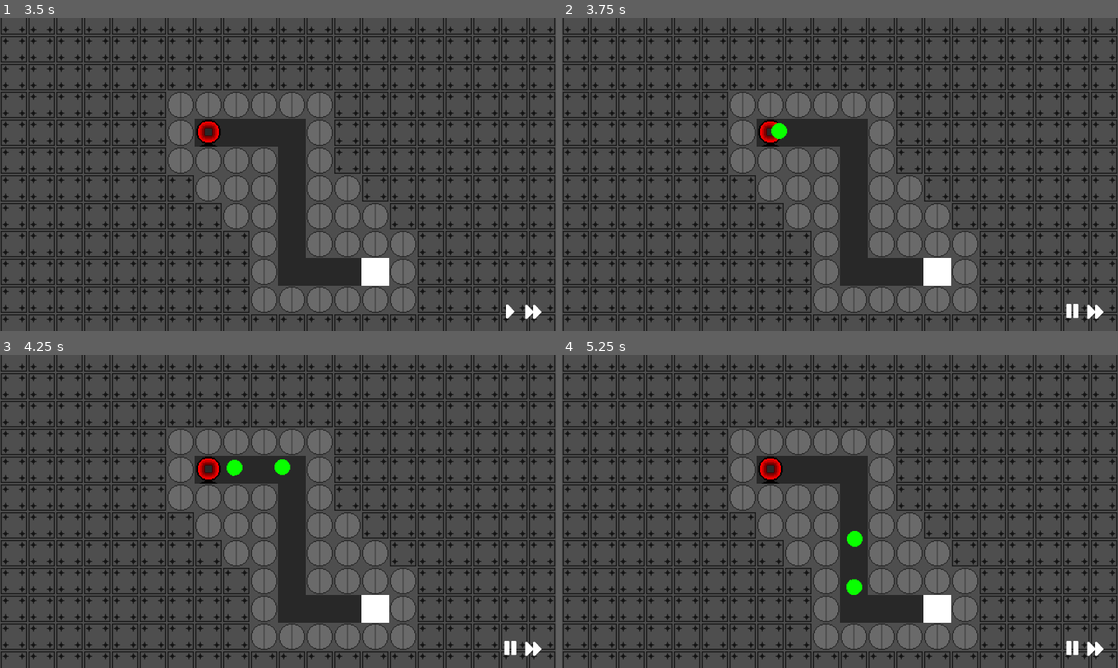
Above: before the commit, frames 1-4 (two rows, left to right).
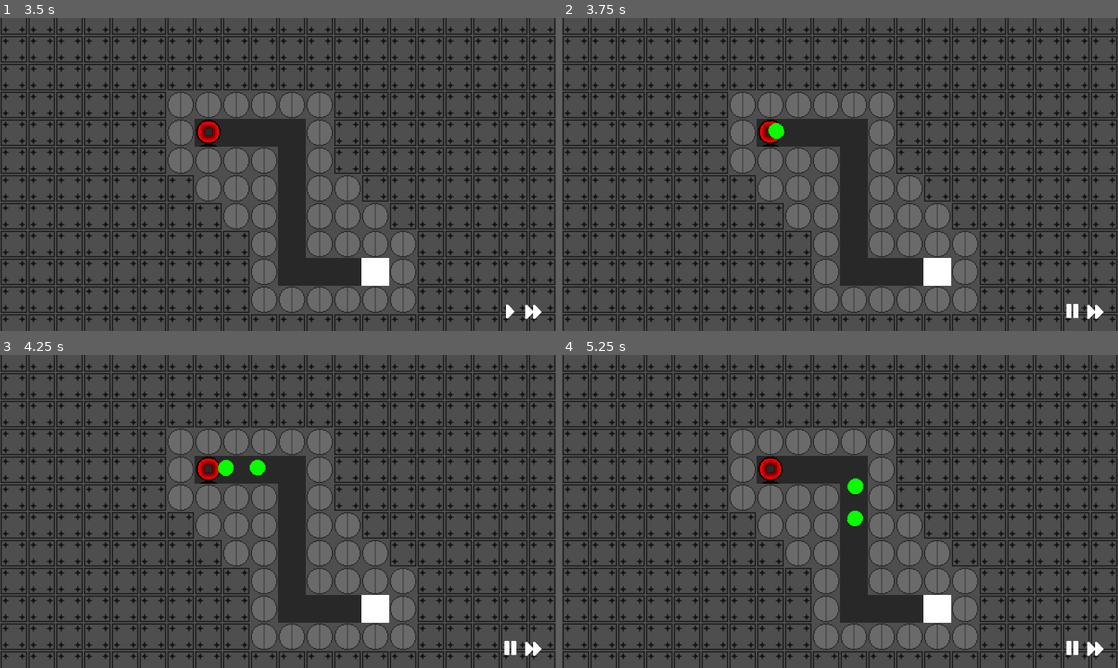
Above: after the commit, the same moments.

Repository: AdamBortt/2DTD
Game: Godot game, scene res://Scenes/scene_handler.tscn
Same seed, same stepped clock (60 frames per second), same inputs: the game is played once before the commit and once after it.
Inputs (mouse positions are in pixels of both pictures, inside the frame that each line leads up to):
- Up to frame 1 (3.5 s): click (278, 99) at 0.5 s; click (533, 312) at 1.25 s; click (533, 312) at 2 s; click (533, 312) at 2.75 s
- Up to frame 2 (3.75 s): click (1073, 312) at 3.5 s
- Up to frame 3 (4.25 s): no input
- Up to frame 4 (5.25 s): move the mouse to (962, 495) at 4.27 s; click (962, 495) at 4.35 s; move the mouse to (728, 527) at 5.02 s; right-click (728, 527) at 5.1 s

Frame 1 is identical in both runs. In frame 2, less than 0.1% of the frame differs, in the area x 37-41%, y 33-39%; in frame 3, 0.4%; in frame 4, 0.5%, in the area x 51-55%, y 39-77%.

Commit message:
added a muzzle flash animation to basic_T1 turret

Diff:
--- a/Scenes/Enemies/normal_1.gd
+++ b/Scenes/Enemies/normal_1.gd
@@ -1,7 +1,7 @@
 extends PathFollow2D
 
-var speed = 75
-var hp = 50
+var speed = GameData.enemy_data["normal_1"]["speed"]
+var hp = GameData.enemy_data["normal_1"]["hp"]
 
 func _physics_process(delta):
 	move(delta)
--- a/Scenes/Levels/level_1.tscn
+++ b/Scenes/Levels/level_1.tscn
@@ -44,9 +44,9 @@
 [node name="Camera2D" type="Camera2D" parent="."]
 zoom = Vector2(2, 2)
 
+[node name="Turrets" type="Node2D" parent="."]
+
 [node name="Path2D" type="Path2D" parent="."]
 position = Vector2(0, -0.695653)
 scale = Vector2(1, 1.00621)
 curve = SubResource("Curve2D_4pm8q")
-
-[node name="Turrets" type="Node2D" parent="."]
--- a/Scenes/Turrets/T1_basic.tscn
+++ b/Scenes/Turrets/T1_basic.tscn
@@ -1,11 +1,33 @@
-[gd_scene load_steps=5 format=3 uid="uid://bnvjxxop2lt8y"]
+[gd_scene load_steps=8 format=3 uid="uid://bnvjxxop2lt8y"]
 
 [ext_resource type="Script" path="res://Scenes/Turrets/T1_basic.gd" id="1_ydhsx"]
 [ext_resource type="Texture2D" uid="uid://27nmgqrud67g" path="res://Assets/Turrets/BasicT1/Basic_T1_Foundation.png" id="2_27uxe"]
 [ext_resource type="Texture2D" uid="uid://cf7gfbe6hnckn" path="res://Assets/Turrets/BasicT1/BasicT1.png" id="3_jd2w4"]
+[ext_resource type="Texture2D" uid="uid://bxgido78m56x2" path="res://Assets/Turrets/BasicT1/BasicT1_muzzleflash.png" id="4_24akr"]
 
 [sub_resource type="CircleShape2D" id="CircleShape2D_dmyt0"]
 radius = 75.0
+
+[sub_resource type="Animation" id="Animation_4qj8v"]
+resource_name = "Fire"
+length = 0.05
+tracks/0/type = "value"
+tracks/0/imported = false
+tracks/0/enabled = true
+tracks/0/path = NodePath("Turret/Muzzle/MuzzleFlash:visible")
+tracks/0/interp = 1
+tracks/0/loop_wrap = true
+tracks/0/keys = {
+"times": PackedFloat32Array(0, 0.05),
+"transitions": PackedFloat32Array(1, 1),
+"update": 1,
+"values": [true, false]
+}
+
+[sub_resource type="AnimationLibrary" id="AnimationLibrary_418yn"]
+_data = {
+"Fire": SubResource("Animation_4qj8v")
+}
 
 [node name="T1_Basic" type="Node2D"]
 script = ExtResource("1_ydhsx")
@@ -20,10 +42,20 @@
 [node name="Muzzle" type="Marker2D" parent="Turret"]
 position = Vector2(23, 0)
 
+[node name="MuzzleFlash" type="Sprite2D" parent="Turret/Muzzle"]
+visible = false
+position = Vector2(15, 0)
+texture = ExtResource("4_24akr")
+
 [node name="Range" type="Area2D" parent="."]
 
 [node name="CollisionShape2D" type="CollisionShape2D" parent="Range"]
 shape = SubResource("CircleShape2D_dmyt0")
 
+[node name="AnimationPlayer" type="AnimationPlayer" parent="."]
+libraries = {
+"": SubResource("AnimationLibrary_418yn")
+}
+
 [connection signal="body_entered" from="Range" to="." method="_on_range_body_entered"]
 [connection signal="body_exited" from="Range" to="." method="_on_range_body_exited"]
--- a/Scenes/Turrets/all_turrets.gd
+++ b/Scenes/Turrets/all_turrets.gd
@@ -1,6 +1,7 @@
 extends Node2D
 
 var type
+var category
 var enemy_array = []
 var enemy
 var turret_ready = true
@@ -30,9 +31,16 @@
 
 func fire():
 	turret_ready = false
+	if category == "Projectile":
+		fire_gun()
+	elif category == "Laser":
+		pass
 	enemy.on_hit(GameData.tower_data[type]["damage"])
 	await(get_tree().create_timer(GameData.tower_data[type]["rof"]).timeout)
 	turret_ready = true
+
+func fire_gun():
+	get_node("AnimationPlayer").play("Fire")
 
 func _on_range_body_entered(body):
 	enemy_array.append(body.get_parent())
Binary file added: Assets/Turrets/BasicT1/BasicT1_muzzleflash.png
Not shown, added: Assets/Turrets/BasicT1/BasicT1_muzzleflash.png.import
